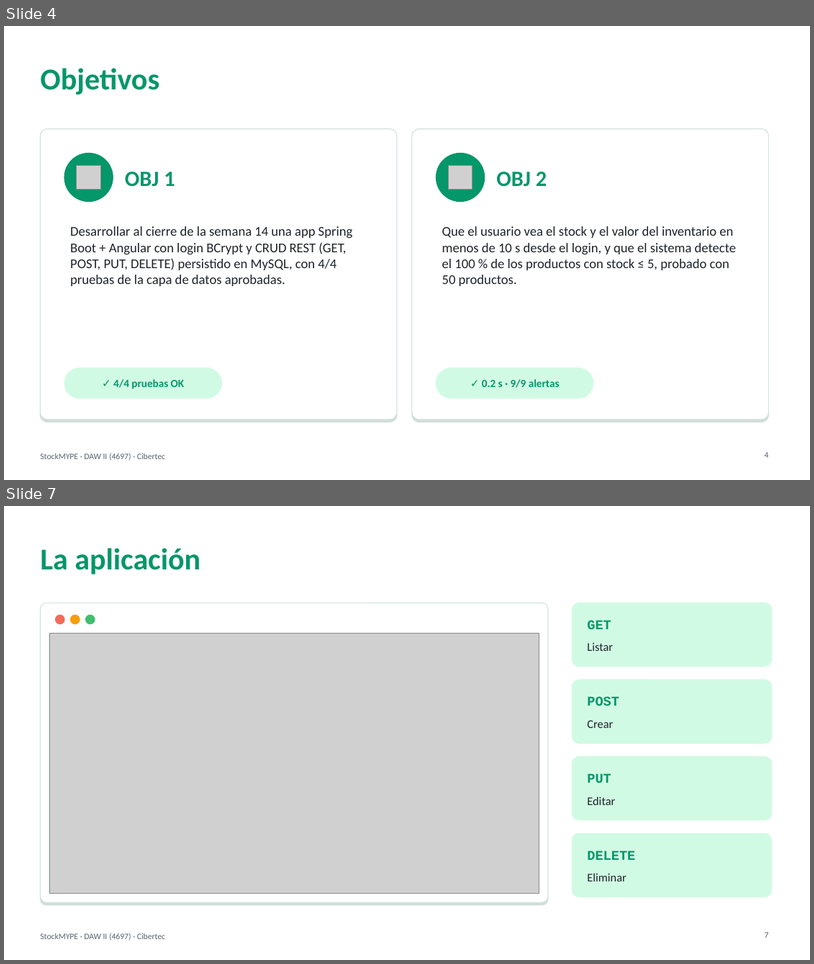
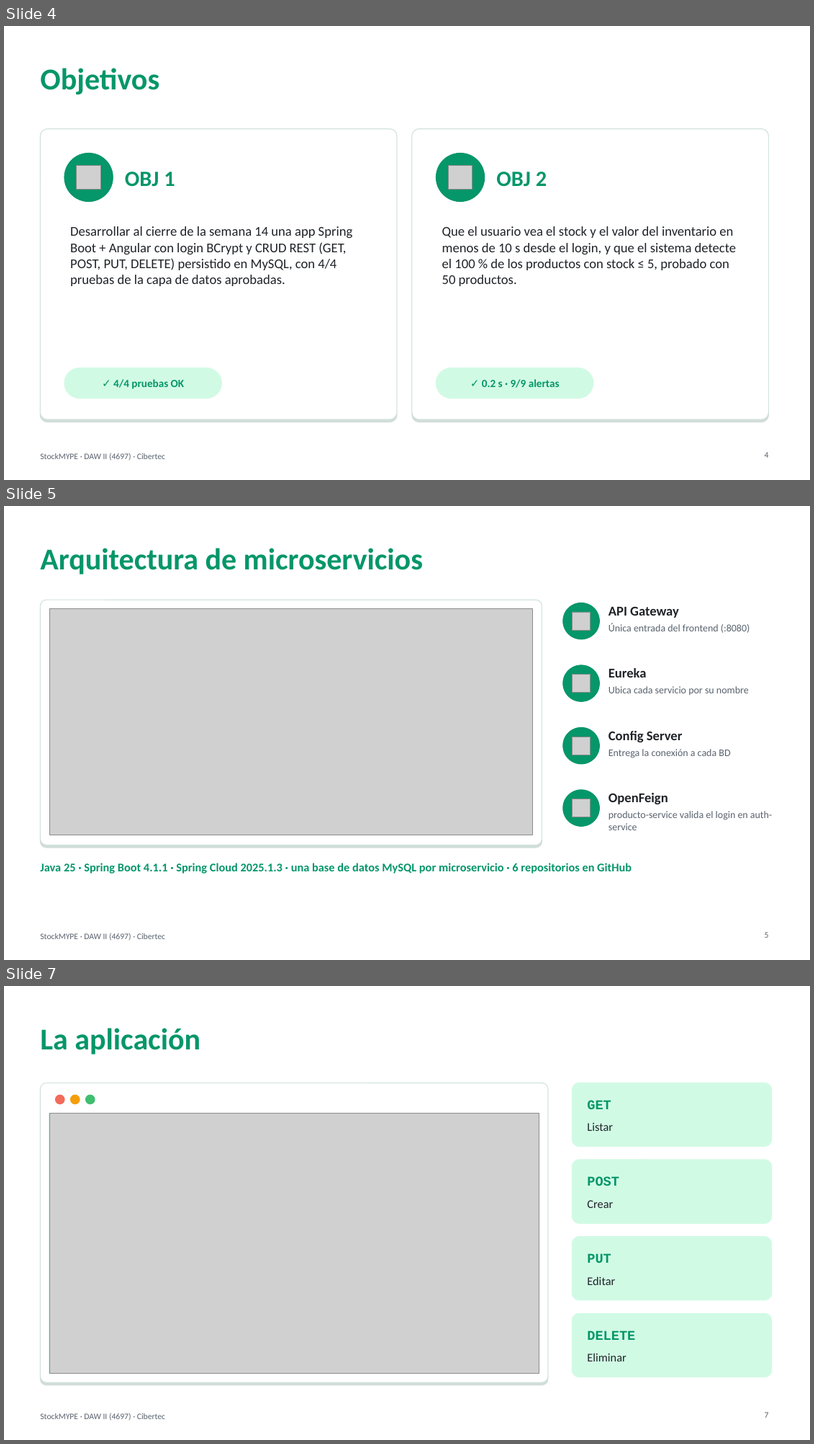
Before and after one commit to nandoxts/DAWII-4697-StockMYPE, a slide deck: docs/Presentacion_StockMYPE_Final.ppt. Shown one above the other, each under a label of ours: slides 4 and 7 before the commit, slides 4, 5 and 7 after it; the slides between them are not shown. The pictures are 814x964 and 814x1444 pixels, drawn with LibreOffice and Linux fonts; fonts in the diff are those of the drawing; grey boxes stand for pictures; background and template pictures are left out. Boxes give left, top, right and bottom in pixels: in the first picture for what was removed or moved away, otherwise in the second. Text is boxed around its words. In the diff, an @@ line names an element or a change of style, - is before the commit and + after.

```diff
--- a/docs/Presentacion_StockMYPE_Final.ppt
+++ b/docs/Presentacion_StockMYPE_Final.ppt
@@ slide 5 added at (x1=4, y1=506, x2=810, y2=960), background #FFFFFF; not listed: 1 template element that a slide beside it also shows @@
@@ title added at (x1=40, y1=548, x2=423, y2=574), 36 pt, text #059669, bold @@
+Arquitectura de microservicios
@@ rounded rectangle added at (x1=40, y1=600, x2=542, y2=844), fill #FFFFFF, outline #D3E3DB 0.99 pt @@
@@ picture added at (x1=49, y1=609, x2=533, y2=834) @@
@@ ellipse added at (x1=563, y1=602, x2=599, y2=639), fill #059669, outline #059669 0.99 pt @@
@@ picture added at (x1=572, y1=612, x2=590, y2=630) @@
@@ text added at (x1=609, y1=606, x2=679, y2=618), 16 pt, text #1F2328, bold @@
+API Gateway
@@ text added at (x1=609, y1=623, x2=751, y2=633), 12 pt, text #59636E @@
+Única entrada del frontend (:8080)
@@ ellipse added at (x1=563, y1=665, x2=599, y2=701), fill #059669, outline #059669 0.99 pt @@
@@ picture added at (x1=572, y1=674, x2=590, y2=692) @@
@@ text added at (x1=609, y1=668, x2=647, y2=677), 16 pt, text #1F2328, bold @@
+Eureka
@@ text added at (x1=609, y1=686, x2=749, y2=695), 12 pt, text #59636E @@
+Ubica cada servicio por su nombre
@@ ellipse added at (x1=563, y1=727, x2=599, y2=764), fill #059669, outline #059669 0.99 pt @@
@@ picture added at (x1=572, y1=736, x2=590, y2=754) @@
@@ text added at (x1=609, y1=731, x2=682, y2=742), 16 pt, text #1F2328, bold @@
+Config Server
@@ text added at (x1=609, y1=749, x2=730, y2=758), 12 pt, text #59636E @@
+Entrega la conexión a cada BD
@@ ellipse added at (x1=563, y1=790, x2=599, y2=826), fill #059669, outline #059669 0.99 pt @@
@@ picture added at (x1=572, y1=798, x2=590, y2=817) @@
@@ text added at (x1=609, y1=793, x2=669, y2=804), 16 pt, text #1F2328, bold @@
+OpenFeign
@@ text added at (x1=609, y1=811, x2=772, y2=830), 12 pt, text #59636E @@
+producto-service valida el login en auth-service
@@ text added at (x1=40, y1=862, x2=632, y2=873), 14 pt, text #059669, bold @@
+Java 25 · Spring Boot 4.1.1 · Spring Cloud 2025.1.3 · una base de datos MySQL por microservicio · 6 repositorios en GitHub
@@ page number added at (x1=765, y1=932, x2=769, y2=937), 10 pt, text #59636E @@
+5
```
Also in this commit, not shown: 3 slides changed, 1 slide removed, 2 other files.
